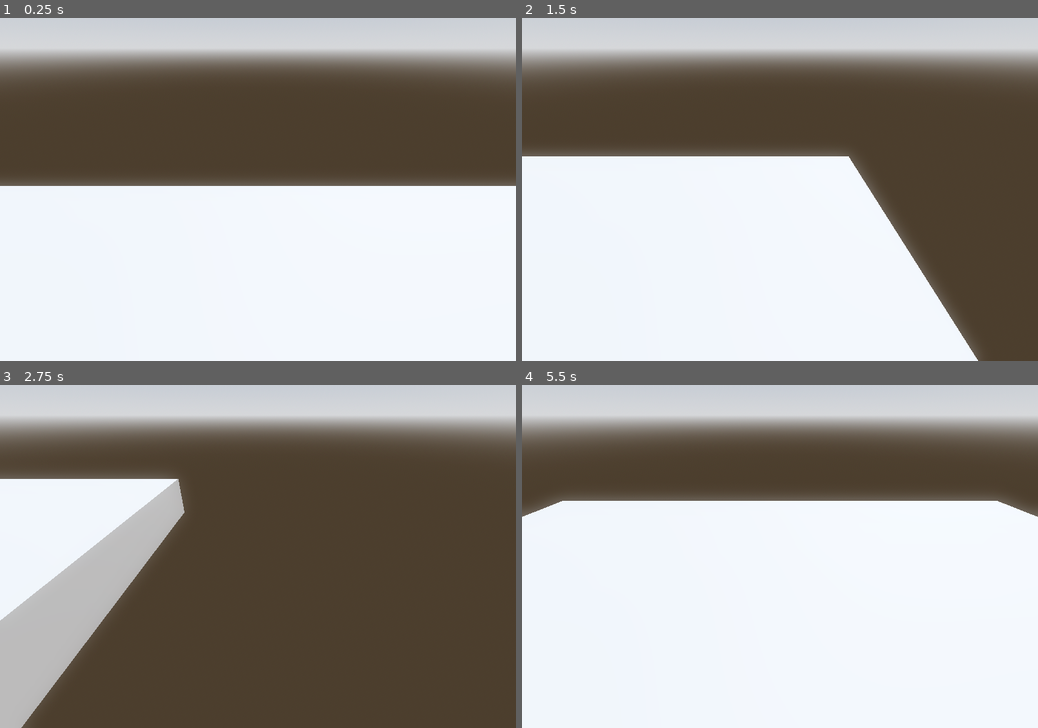
Above: before the commit, frames 1-4 (two rows, left to right).
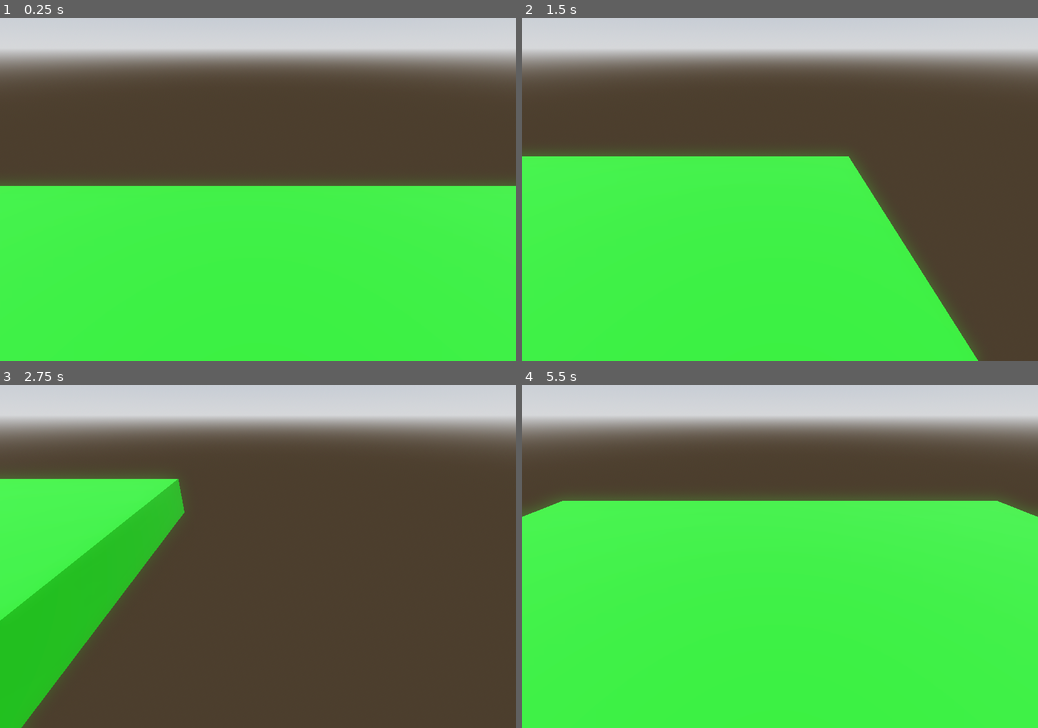
Above: after the commit, the same moments.

Repository: smkillerz777-star/Magia-Infinita
Game: Godot game, scene res://scenes/3d_main_game.tscn
The game is run twice, just before and just after one commit, with the same random seed, the same clock (stepped at 60 frames per second) and the same inputs.
Inputs (mouse positions are in pixels of both pictures, inside the frame that each line leads up to):
- Up to frame 1 (0.25 s): no input
- Up to frame 2 (1.5 s): tap Enter at 0.5 s; move the mouse to (893, 172) at 0.52 s; press the mouse at (893, 172) at 0.53 s; hold D (right) 0.53-1.28 s; tap Space (jump) at 0.77 s; move the mouse to (676, 206) at 1.27 s; release the mouse at (676, 206) at 1.28 s; hold S (backward) from 1.28 s (still down); tap Alt at 1.35 s
- Up to frame 3 (2.75 s): tap Space (jump) at 1.52 s; move the mouse to (309, 481) at 2.02 s; release S (backward) at 2.03 s; hold D (right) from 2.03 s (still down); tap Shift at 2.1 s
- Up to frame 4 (5.5 s): move the mouse to (754, 625) at 2.77 s; release D (right) at 2.78 s; hold W (forward) 2.78-3.53 s; click (754, 625) at 2.85 s; tap Space (jump) at 3.02, 3.77, 4.52 s; move the mouse to (934, 607) at 3.52 s; hold A (left) 3.53-5.03 s; tap Alt at 3.6 s; move the mouse to (625, 505) at 4.27 s; tap Shift at 4.35 s; move the mouse to (805, 556) at 5.02 s; press the mouse at (805, 556) at 5.03 s; hold S (backward) from 5.03 s (still down)

The runs differ from the first frame. In frame 1, 52% of the frame differs, in the area x 0-100%, y 47-100%; in frame 2, 46%; in frame 3, 16%; in frame 4, 67%, in the area x 0-100%, y 32-100%.

Commit message:
updated 3d scene
added script to the scene, connected the sub viewport to the material of the floor

Diff:
--- a/magia-infinita/scenes/3d_main_game.tscn
+++ b/magia-infinita/scenes/3d_main_game.tscn
@@ -1,6 +1,7 @@
 [gd_scene format=3 uid="uid://dyrb050hd1chi"]
 
 [ext_resource type="PackedScene" uid="uid://bxkgkvvw22nt4" path="res://scenes/player.tscn" id="1_nxbvb"]
+[ext_resource type="Script" uid="uid://cpr87o31hytep" path="res://scripts/3d_main_game.gd" id="1_tl65b"]
 
 [sub_resource type="ProceduralSkyMaterial" id="ProceduralSkyMaterial_fvnod"]
 sky_horizon_color = Color(0.66224277, 0.6717428, 0.6867428, 1)
@@ -16,12 +17,21 @@
 glow_enabled = true
 glow_bloom = 1.0
 
+[sub_resource type="ViewportTexture" id="ViewportTexture_nxbvb"]
+viewport_path = NodePath("SubViewport")
+
+[sub_resource type="StandardMaterial3D" id="StandardMaterial3D_tl65b"]
+resource_local_to_scene = true
+albedo_texture = SubResource("ViewportTexture_nxbvb")
+
 [sub_resource type="BoxMesh" id="BoxMesh_nxbvb"]
+material = SubResource("StandardMaterial3D_tl65b")
 
 [sub_resource type="BoxShape3D" id="BoxShape3D_nxbvb"]
 size = Vector3(10, 1, 10)
 
 [node name="Node3D" type="Node3D" unique_id=1737870311]
+script = ExtResource("1_tl65b")
 
 [node name="WorldEnvironment" type="WorldEnvironment" parent="." unique_id=119031894]
 environment = SubResource("Environment_tl65b")
@@ -30,22 +40,29 @@
 transform = Transform3D(-0.8660254, -0.43301278, 0.25, 0, 0.49999997, 0.86602545, -0.50000006, 0.75, -0.43301266, 0, 0, 0)
 shadow_enabled = true
 
-[node name="SubViewport" type="SubViewport" parent="." unique_id=1960345483]
-disable_3d = true
-transparent_bg = true
-handle_input_locally = false
-size = Vector2i(720, 720)
-render_target_update_mode = 4
-
 [node name="player" parent="." unique_id=300467718 instance=ExtResource("1_nxbvb")]
 transform = Transform3D(1, 0, 0, 0, 1, 0, 0, 0, 1, 0, 0, -2.1992178)
 
 [node name="floor" type="StaticBody3D" parent="." unique_id=582151465]
 
-[node name="MeshInstance3D2" type="MeshInstance3D" parent="floor" unique_id=1454825285]
+[node name="mesh" type="MeshInstance3D" parent="floor" unique_id=1454825285]
 transform = Transform3D(10, 0, 0, 0, 1, 0, 0, 0, 10, 0, -1.5153767, 0)
 mesh = SubResource("BoxMesh_nxbvb")
 
 [node name="CollisionShape3D" type="CollisionShape3D" parent="floor" unique_id=300800856]
 transform = Transform3D(1, 0, 0, 0, 1, 0, 0, 0, 1, 0, -1.5208929, 0)
 shape = SubResource("BoxShape3D_nxbvb")
+
+[node name="SubViewport" type="SubViewport" parent="." unique_id=1960345483]
+disable_3d = true
+handle_input_locally = false
+size = Vector2i(720, 720)
+render_target_update_mode = 4
+
+[node name="ColorRect" type="ColorRect" parent="SubViewport" unique_id=1263269212]
+anchors_preset = 15
+anchor_right = 1.0
+anchor_bottom = 1.0
+grow_horizontal = 2
+grow_vertical = 2
+color = Color(0.038828135, 0.54130507, 0, 1)
--- /dev/null
+++ b/magia-infinita/scripts/3d_main_game.gd
@@ -0,0 +1,5 @@
+extends Node3D
+func _ready() -> void:
+    var mat = $floor/mesh.get_active_material(0) as StandardMaterial3D
+    if(mat):
+        mat.albedo_texture = $SubViewport.get_texture()
--- a/magia-infinita/scripts/player.gd
+++ b/magia-infinita/scripts/player.gd
@@ -19,7 +19,7 @@
 	if(position.y>0.0):
 		velocity.y = velocity.y - gravity * delta
 	if($view/ray.is_colliding()):
-		print($view/ray.get_collision_point())
+		pass#$view/ray.get_collision_point()
 	var hori_vel = Vector2(velocity.x,velocity.z)
 	hori_vel = hori_vel.normalized()* speed
 	velocity = Vector3(hori_vel.x,velocity.y,hori_vel.y)
Not shown, added: magia-infinita/scripts/3d_main_game.gd.uid
